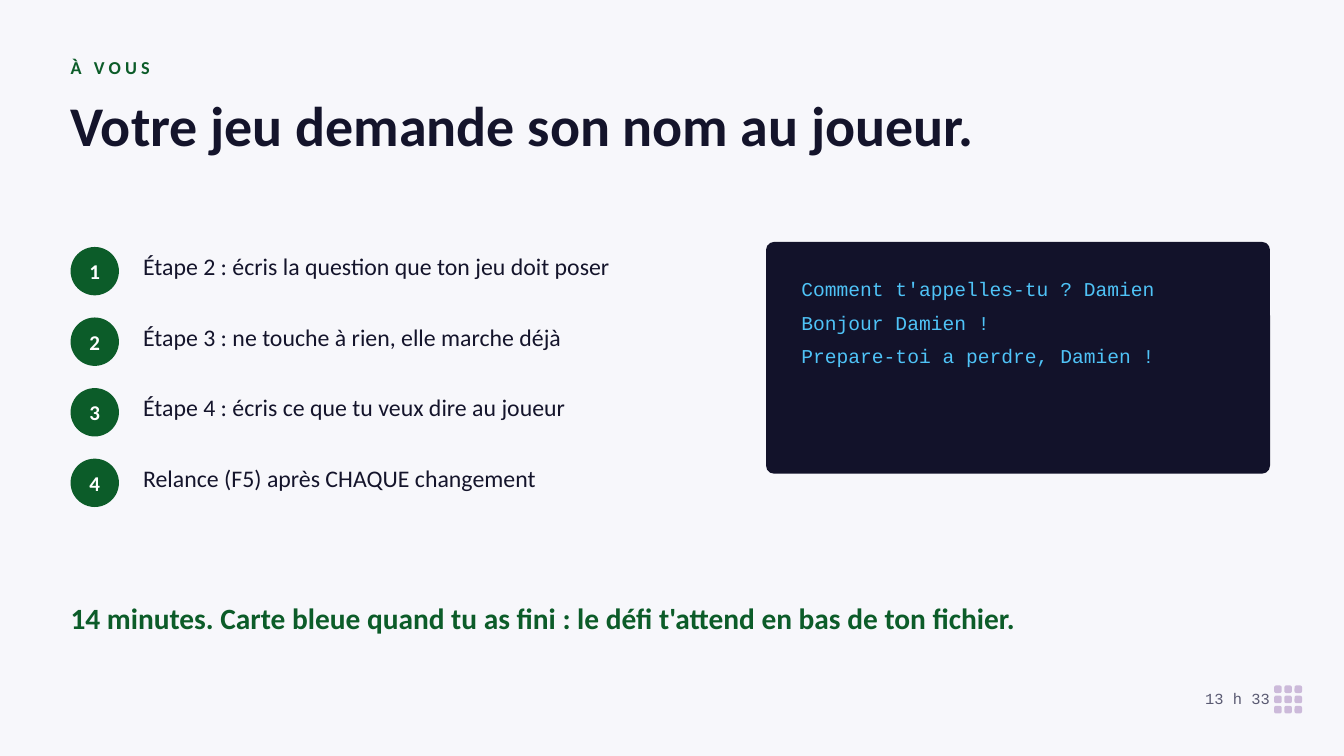
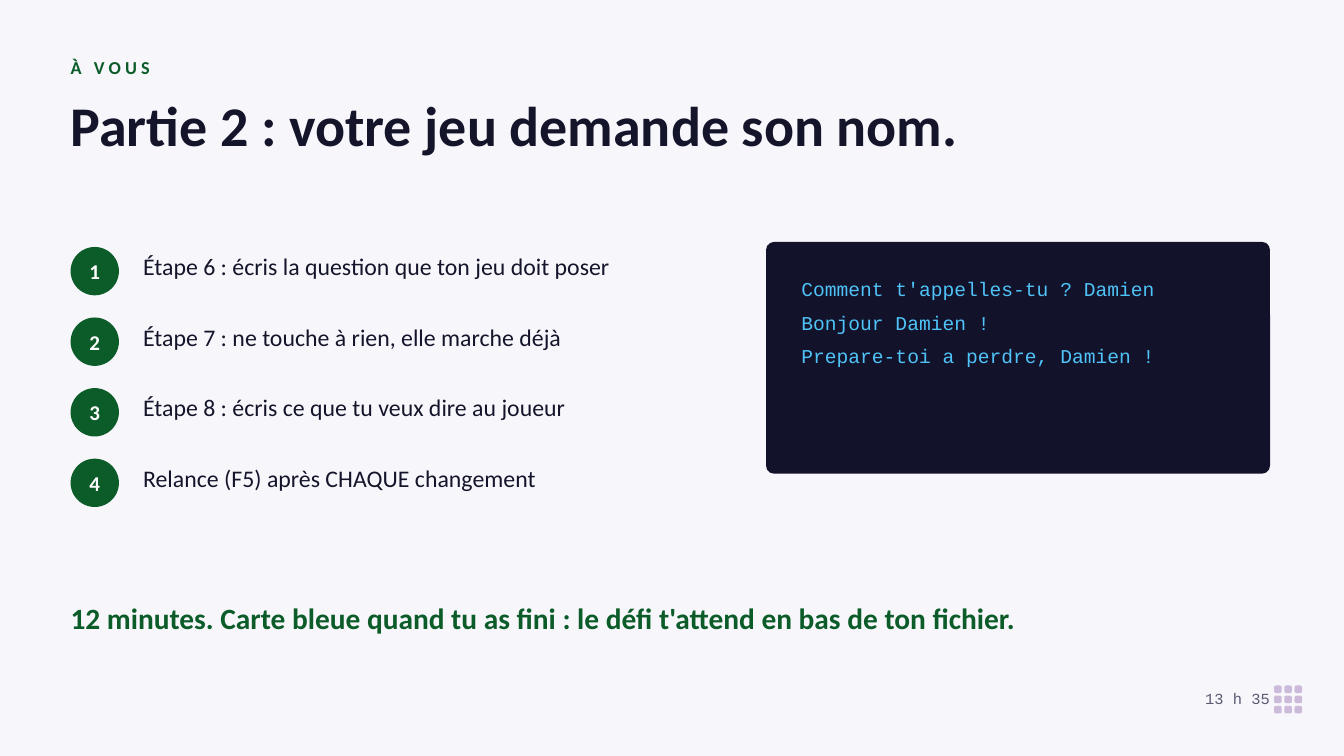
Before and after one commit to koffipierredamien/python-learning, a slide deck: slide 24 of 2-seances/S02-premier-contact/a-projeter/seance-2-projection.pptx (slide 23 before the commit). Drawn at 1344x756 pixels with LibreOffice and Linux fonts; fonts in the diff are those of the drawing. Boxes give left, top, right and bottom in pixels: in the first picture for what was removed or moved away, otherwise in the second. Text is boxed around its words. In the diff, an @@ line names an element or a change of style, - is before the commit and + after.

```diff
--- a/2-seances/S02-premier-contact/a-projeter/seance-2-projection.pptx
+++ b/2-seances/S02-premier-contact/a-projeter/seance-2-projection.pptx
@@ text at (71, 106, 958, 156): text changed @@
-Votre jeu demande son nom au joueur.
+Partie 2 : votre jeu demande son nom.
@@ text at (143, 255, 610, 279): text changed @@
-Étape 2 : écris la question que ton jeu doit poser
+Étape 6 : écris la question que ton jeu doit poser
@@ text at (143, 326, 560, 350): text changed @@
-Étape 3 : ne touche à rien, elle marche déjà
+Étape 7 : ne touche à rien, elle marche déjà
@@ text at (143, 396, 565, 420): text changed @@
-Étape 4 : écris ce que tu veux dire au joueur
+Étape 8 : écris ce que tu veux dire au joueur
@@ text at (71, 608, 1015, 634): text changed @@
-14 minutes. Carte bleue quand tu as fini : le défi t'attend en bas de ton fichier.
+12 minutes. Carte bleue quand tu as fini : le défi t'attend en bas de ton fichier.
@@ text at (1205, 693, 1270, 704): text changed @@
-13 h 33
+13 h 35
```
Also in this commit, not shown: 20 other slides changed, 3 slides added, 2 slides removed, 10 other files.
